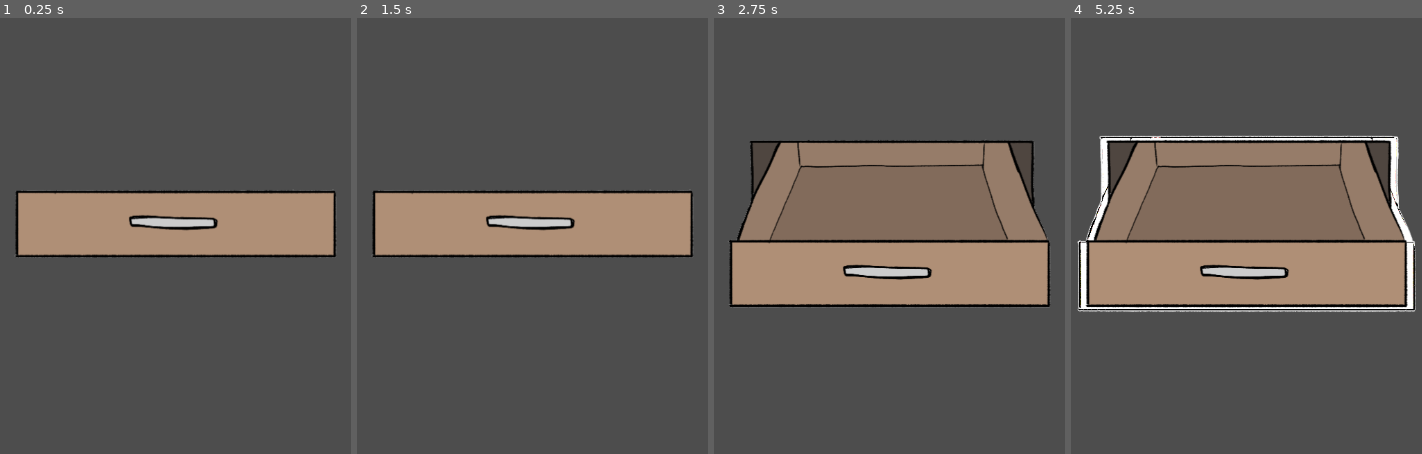
Above: before the commit, frames 1-4 (left to right).
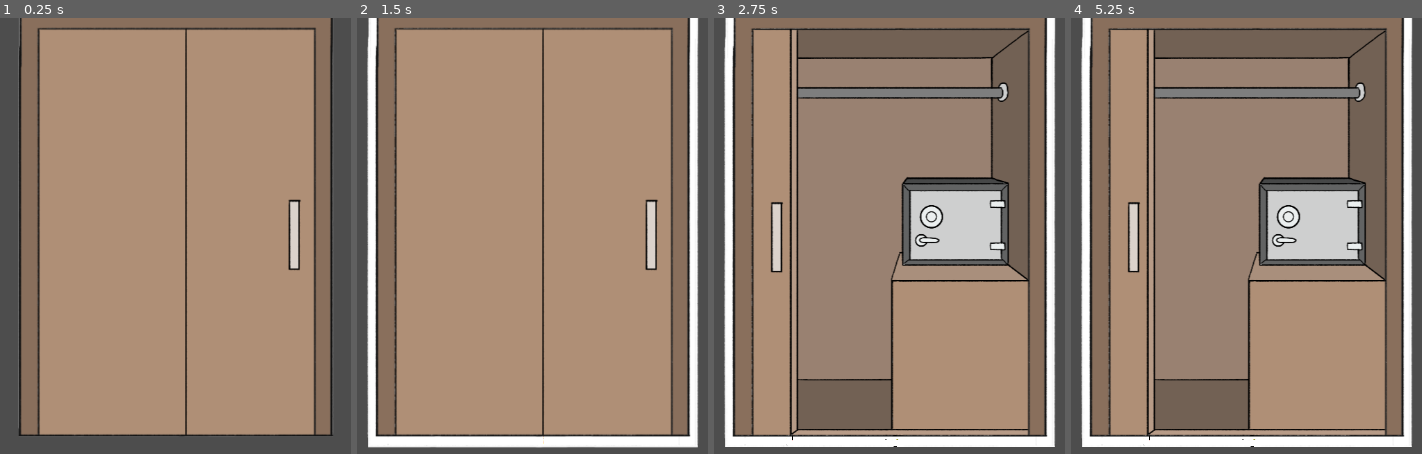
Above: after the commit, the same moments.

Repository: rocketCarlos/WhatsInTheWardrobe
Game: Godot game, scene res://scenes/GenericItem.tscn
The game is run twice, just before and just after one commit, with the same random seed, the same clock (stepped at 60 frames per second) and the same inputs. The project has no main scene, so this scene is started directly.
Inputs (mouse positions are in pixels of both pictures, inside the frame that each line leads up to):
- Up to frame 1 (0.25 s): no input
- Up to frame 2 (1.5 s): tap Enter at 0.5 s; move the mouse to (532, 222) at 0.52 s; click (532, 222) at 0.6 s; tap Space at 1.25 s; move the mouse to (420, 266) at 1.27 s; click (420, 266) at 1.35 s
- Up to frame 3 (2.75 s): tap Enter at 2 s; move the mouse to (1019, 144) at 2.02 s; click (1019, 144) at 2.1 s
- Up to frame 4 (5.25 s): tap Space at 2.75, 4.25 s; move the mouse to (1257, 331) at 2.77 s; click (1257, 331) at 2.85 s; tap Enter at 3.5 s; move the mouse to (outside the picture) at 3.52 s; click (outside the picture) at 3.6 s; move the mouse to (outside the picture) at 4.27 s; click (outside the picture) at 4.35 s; move the mouse to (1334, 240) at 5.02 s; click (1334, 240) at 5.1 s

The runs differ from the first frame. In frame 1, 75% of the frame differs, in the area x 4-96%, y 0-96%; in frame 2, 82%, in the area x 2-98%, y 0-99%; in frame 3, 75%; in frame 4, 75%.

Commit message:
Upgraded GenericItem to adapt collider to sprite

Diff:
--- a/scenes/GenericItem.tscn
+++ b/scenes/GenericItem.tscn
@@ -1,10 +1,7 @@
-[gd_scene load_steps=4 format=3 uid="uid://c12yf3vwako47"]
+[gd_scene load_steps=3 format=3 uid="uid://c12yf3vwako47"]
 
 [ext_resource type="Texture2D" uid="uid://c4gn7qwtc5c10" path="res://assets/interactive objects/drawer_closed.png" id="1_3vxv2"]
 [ext_resource type="Script" path="res://scripts/GenericItem.gd" id="2_ce0e8"]
-
-[sub_resource type="RectangleShape2D" id="RectangleShape2D_8xm0h"]
-size = Vector2(459, 97)
 
 [node name="GenericItem" type="Sprite2D"]
 position = Vector2(506, 297)
@@ -22,7 +19,6 @@
 
 [node name="CollisionShape2D" type="CollisionShape2D" parent="Area2D"]
 position = Vector2(-0.5, -0.5)
-shape = SubResource("RectangleShape2D_8xm0h")
 
 [connection signal="mouse_entered" from="Area2D" to="." method="_on_area_2d_mouse_entered"]
 [connection signal="mouse_exited" from="Area2D" to="." method="_on_area_2d_mouse_exited"]
--- a/scripts/GenericItem.gd
+++ b/scripts/GenericItem.gd
@@ -1,15 +1,32 @@
 extends Sprite2D
 
-var main_sprite = load("res://assets/interactive objects/drawer_closed.png")
-var second_sprite = load("res://assets/interactive objects/drawer_opened.png")
+var main_collider
+var main_sprite:
+	set(path):
+		main_sprite = load(path)
+		var collider = RectangleShape2D.new()
+		collider.size = Vector2(main_sprite.get_width(), main_sprite.get_height())
+		main_collider = collider
+
+var second_collider
+var second_sprite:
+	set(path):
+		second_sprite = load(path)
+		var collider = RectangleShape2D.new()
+		collider.size = Vector2(second_sprite.get_width(), second_sprite.get_height())
+		second_collider = collider
+
 var current_sprite
 
 
 # Called when the node enters the scene tree for the first time.
 func _ready() -> void:
+	main_sprite = "res://assets/interactive objects/mom_wardrobe.png"
+	second_sprite = "res://assets/interactive objects/mom_wardrobe_opened.png"
 	current_sprite = 0
 	texture = main_sprite
 	$Bright.texture = main_sprite
+	$Area2D/CollisionShape2D.shape = main_collider
 
 # Called every frame. 'delta' is the elapsed time since the previous frame.
 func _process(delta: float) -> void:
@@ -17,10 +34,12 @@
 		if current_sprite == 0:
 			texture = second_sprite
 			$Bright.texture = second_sprite
+			$Area2D/CollisionShape2D.shape = second_collider
 			current_sprite = 1
 		elif current_sprite == 1:
 			texture = main_sprite
 			$Bright.texture = main_sprite
+			$Area2D/CollisionShape2D.shape = main_collider
 			current_sprite = 0
 
 
